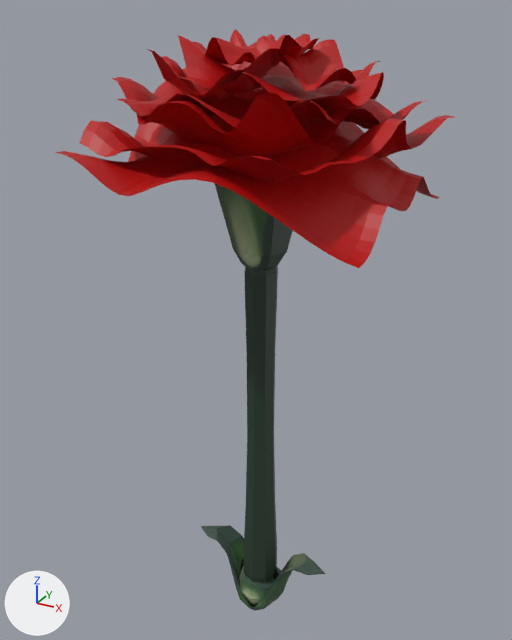
The glTF model src/glb/carnation_bud.glb as it was, and as the next commit left it.
Before and after are seen from a 50 mm lens placed at (1.06, -1.96, 2.15), pointed at (-0.04, 0.04, 1.15). Lighting does not change. The marker at lower left points along +X, +Y and +Z. Where no turn or scale is listed for an object, it has been applied to the vertices.

The older version as bpy lines, for what is in view:
```python
me_cube_001 = bpy.data.meshes.new('Cube.001')
me_cube_001.from_pydata(...)  # 90 vertices, 176 faces; spans x -0.09..0.09, y -0.013..0.029, z -0.106..0.09
me_cube_001.materials.append(mat_seed_black)  # black #000000
me_cube_003 = bpy.data.meshes.new('Cube.003')
me_cube_003.from_pydata(...)  # 127 vertices, 248 faces; spans x -0.282..0.282, y -0.09..0.091, z -0.087..0.201
me_cube_003.materials.append(mat_carnation_leaves_green)  # picture img_carnation_leaves_green
me_cube_005 = bpy.data.meshes.new('Cube.005')
me_cube_005.from_pydata(...)  # 106 vertices, 208 faces; spans x -0.068..0.068, y -0.068..0.068, z 0.059..1.375
me_cube_005.materials.append(mat_carnation_stem_green)  # dark green #283c2f
me_plane_006 = bpy.data.meshes.new('Plane.006')
me_plane_006.from_pydata(...)  # 3729 vertices, 6824 faces; spans x -0.468..0.503, y -0.504..0.487, z -0.025..0.713
# faces by material slot: [6776, 48]
me_plane_006.materials.append(mat_carnation_flower_red)  # red #b80100
me_plane_006.materials.append(mat_carnation_leaves_green)  # picture img_carnation_leaves_green
ob_carnation_bud = bpy.data.objects.new('carnation_bud', me_plane_006)
ob_carnation_bud.location = (0.0, 0.0, 1.375)
ob_carnation_leaves = bpy.data.objects.new('carnation_leaves', me_cube_003)
ob_carnation_leaves.location = (0.0, 0.0, 0.0)
ob_carnation_seed = bpy.data.objects.new('carnation_seed', me_cube_001)
ob_carnation_seed.location = (0.0, 0.0, 0.04)
ob_carnation_stem = bpy.data.objects.new('carnation_stem', me_cube_005)
ob_carnation_stem.location = (0.0, 0.0, 0.0)
```
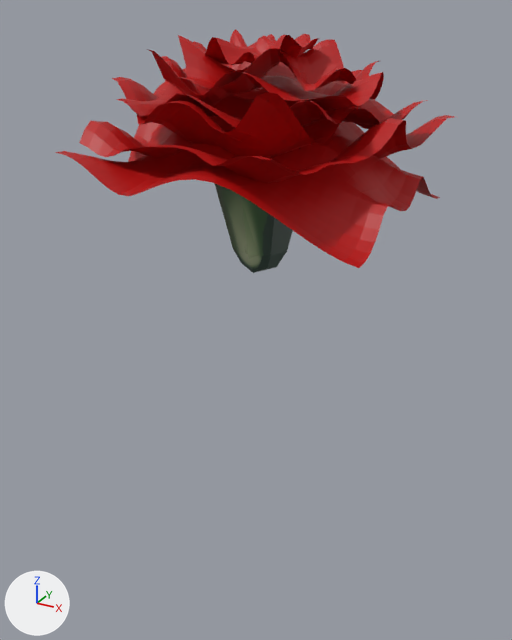
Boxes [x1, y1, x2, y2] around the edits, measured in the pictures (512 x 640 px):
'carnation_stem', deleted
    before: [244, 267, 278, 583]
'carnation_leaves', deleted (green)
    before: [201, 525, 325, 610]
'carnation_seed', deleted
    before: [241, 558, 279, 579]

The change, as a diff of the scene's bpy script:
```diff
--- a/src/glb/carnation_bud.glb.py
+++ b/src/glb/carnation_bud.glb.py
@@ ob_carnation_seed @@
-ob_carnation_seed = bpy.data.objects.new('carnation_seed', me_cube_001)
-ob_carnation_seed.location = (0.0, 0.0, 0.04)
@@ ob_carnation_leaves @@
-ob_carnation_leaves = bpy.data.objects.new('carnation_leaves', me_cube_003)
-ob_carnation_leaves.location = (0.0, 0.0, 0.0)
@@ ob_carnation_stem @@
-ob_carnation_stem = bpy.data.objects.new('carnation_stem', me_cube_005)
-ob_carnation_stem.location = (0.0, 0.0, 0.0)
```
